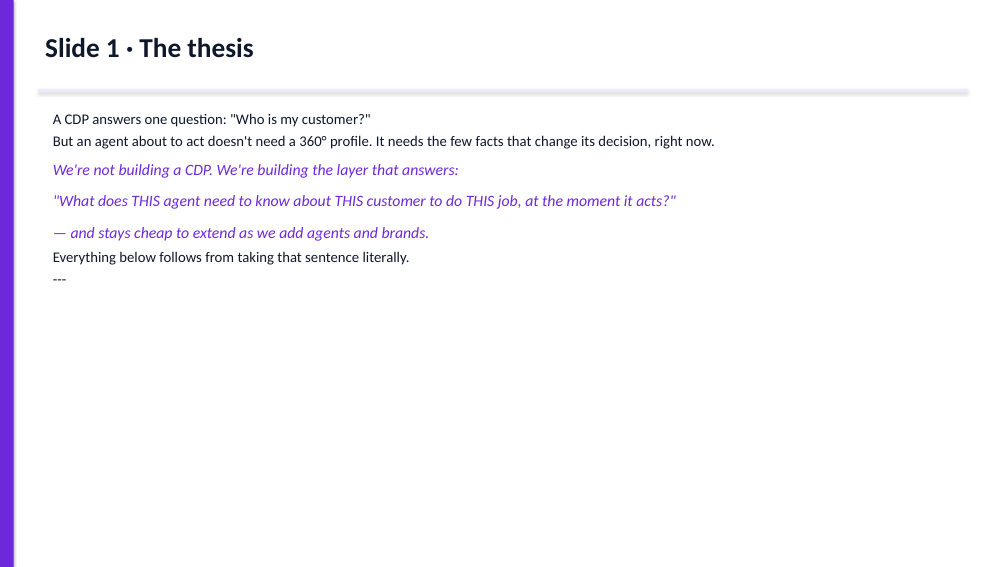
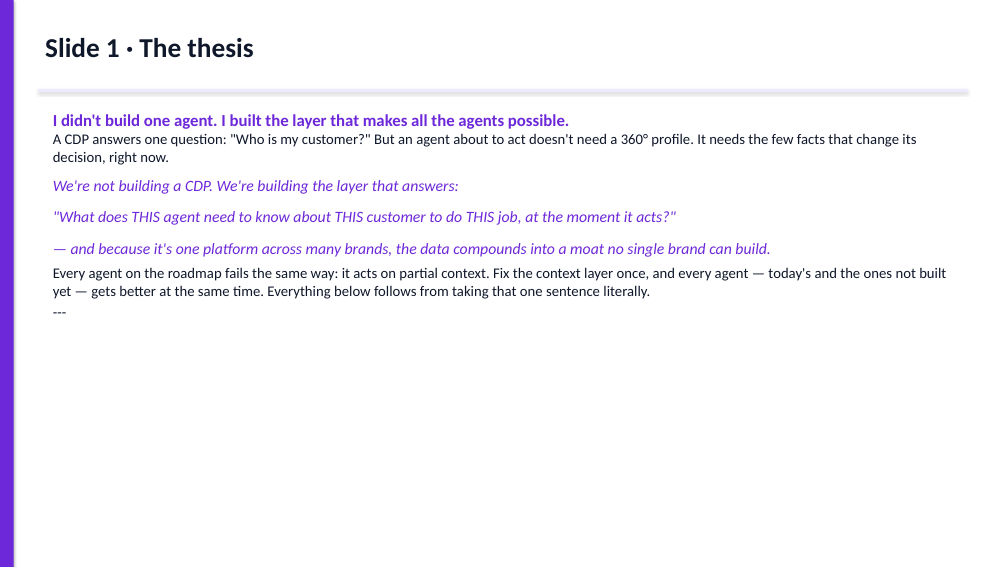
Before and after one commit to ayuvgr8/Velocity-Prototype, a slide deck: slide 2 of exports/Velocity-Context-Layer-Deck.pptx. Drawn at 1008x567 pixels with LibreOffice and Linux fonts; fonts in the diff are those of the drawing. Boxes give left, top, right and bottom in pixels: in the first picture for what was removed or moved away, otherwise in the second. Text is boxed around its words. In the diff, an @@ line names an element or a change of style, - is before the commit and + after.

```diff
--- a/exports/Velocity-Context-Layer-Deck.pptx
+++ b/exports/Velocity-Context-Layer-Deck.pptx
@@ text at (53, 114, 916, 165): text changed @@
-A CDP answers one question: "Who is my customer?"
-But an agent about to act doesn't need a 360° profile. It needs the few facts that change its decision, right now.
+I didn't build one agent. I built the layer that makes all the agents possible.
+A CDP answers one question: "Who is my customer?" But an agent about to act doesn't need a 360° profile. It needs the few facts that change its decision, right now.
@@ text at (53, 243, 946, 299): text changed @@
-— and stays cheap to extend as we add agents and brands.
-Everything below follows from taking that sentence literally.
+— and because it's one platform across many brands, the data compounds into a moat no single brand can build.
+Every agent on the roadmap fails the same way: it acts on partial context. Fix the context layer once, and every agent — today's and the ones not built yet — gets better at the same time. Everything below follows from taking that one sentence literally.
```
Also in this commit, not shown: 1 other slide changed, 3 other files.
